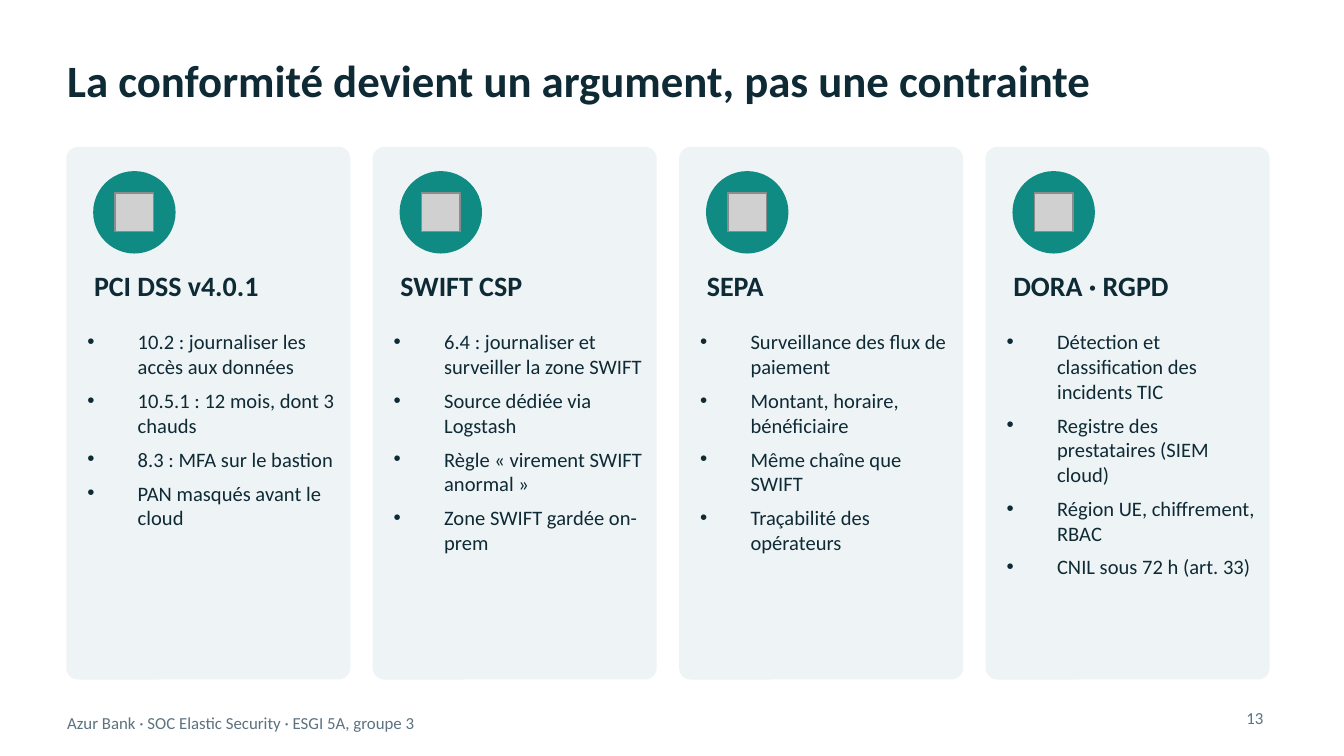
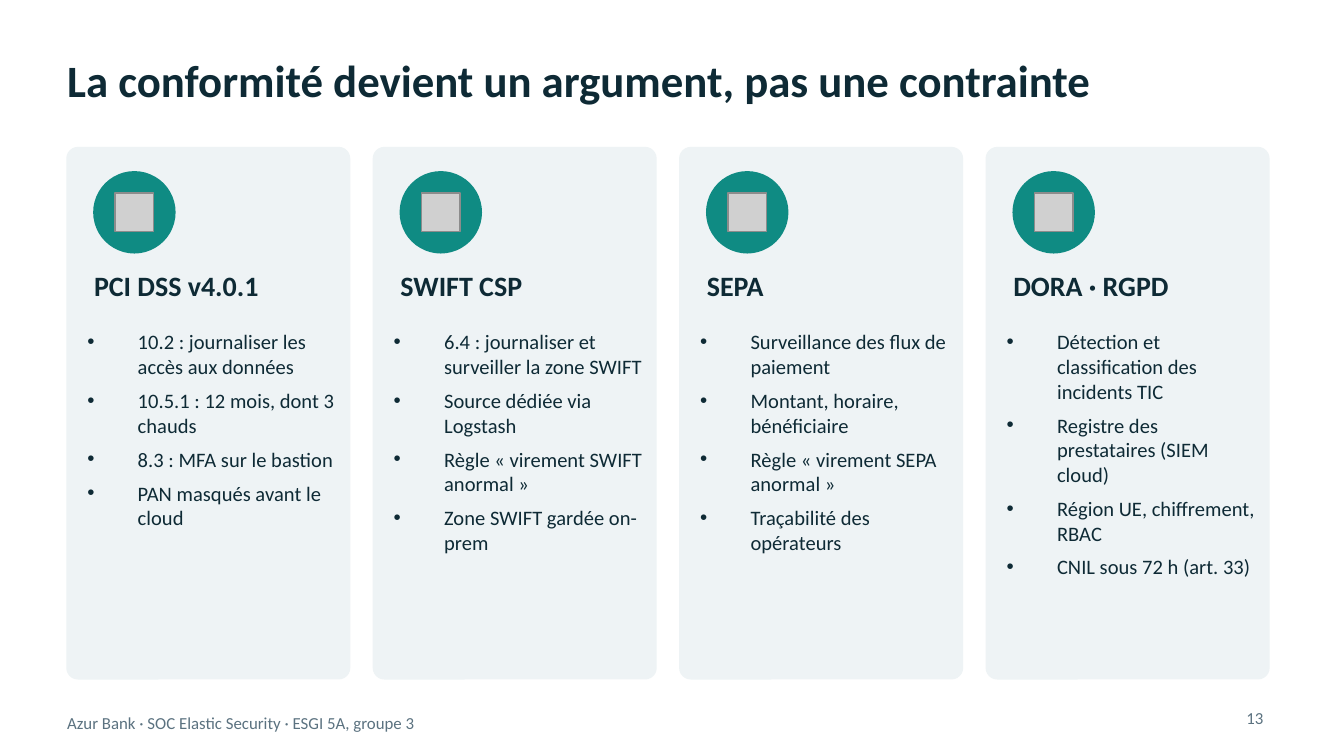
Before and after one commit to Jacob-dot-bit/soc-azur-bank-elastic, a slide deck: slide 13 of 05 - Soutenance (slides, dashboard, coût)/Soutenance_Azur_Bank_Elastic.pptx. Drawn at 1344x756 pixels with LibreOffice and Linux fonts; fonts in the diff are those of the drawing; grey boxes stand for pictures. Boxes give left, top, right and bottom in pixels: in the first picture for what was removed or moved away, otherwise in the second. Text is boxed around its words. In the diff, an @@ line names an element or a change of style, - is before the commit and + after.

Commit message:
Soutenance : règle SEPA dans les slides de conformité, 10 règles testées

```diff
--- a/05 - Soutenance (slides, dashboard, coût)/Soutenance_Azur_Bank_Elastic.pptx
+++ b/05 - Soutenance (slides, dashboard, coût)/Soutenance_Azur_Bank_Elastic.pptx
@@ text at (751, 452, 937, 491): text changed @@
-• Même chaîne que SWIFT
+• Règle « virement SEPA anormal »
```
Also in this commit, not shown: 3 other slides changed, 1 other file.
